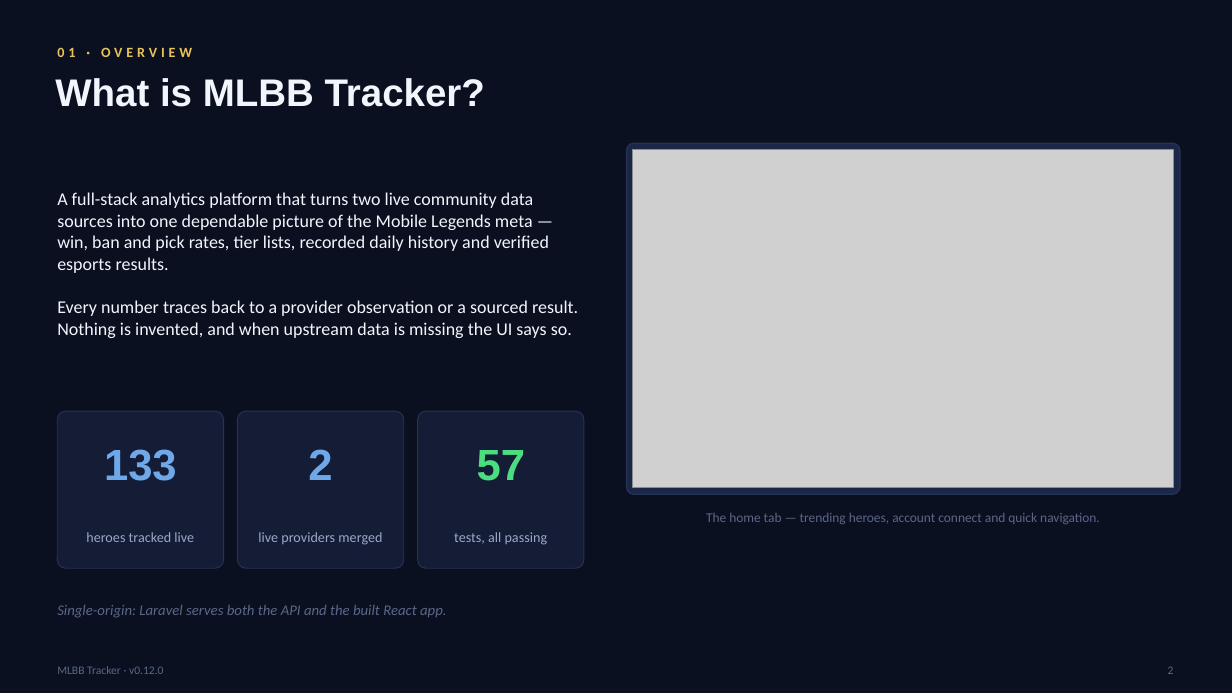
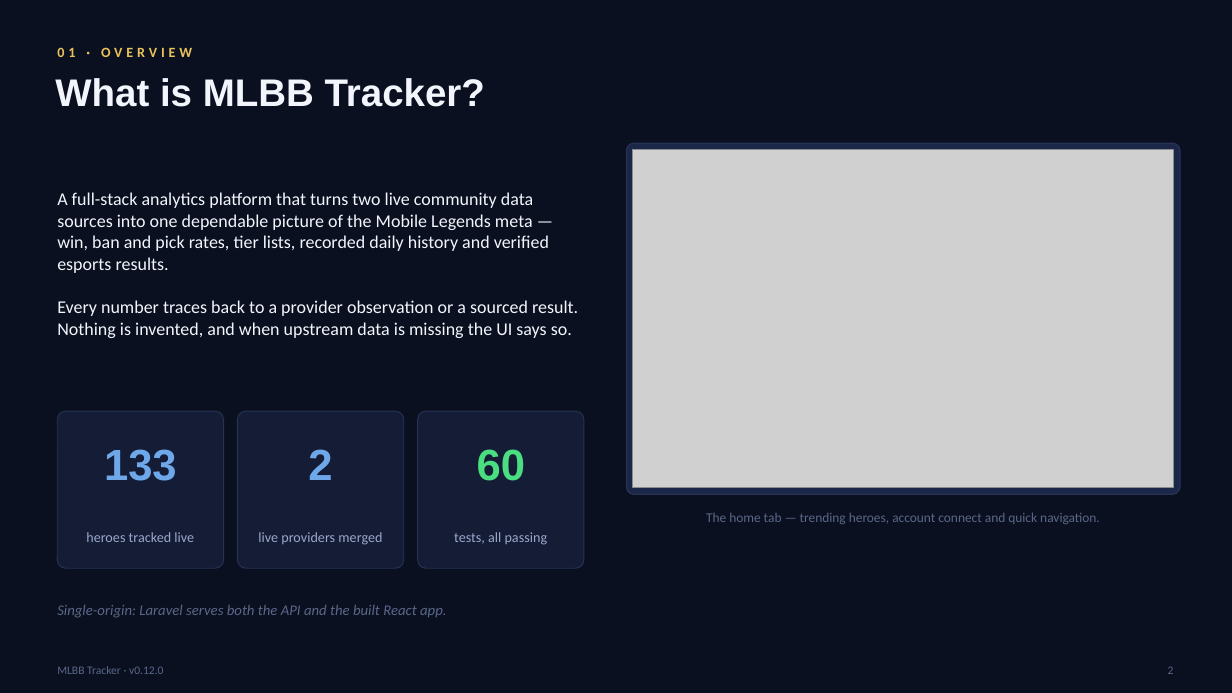
Before and after one commit to brucequiros18/mlbbtracker, a slide deck: slide 2 of docs/MLBB-Tracker-Presentation.pptx. Drawn at 1232x693 pixels with LibreOffice and Linux fonts; fonts in the diff are those of the drawing; grey boxes stand for pictures. Boxes give left, top, right and bottom in pixels: in the first picture for what was removed or moved away, otherwise in the second. Text is boxed around its words. In the diff, an @@ line names an element or a change of style, - is before the commit and + after.

```diff
--- a/docs/MLBB-Tracker-Presentation.pptx
+++ b/docs/MLBB-Tracker-Presentation.pptx
@@ text at (477,449,525,481): text changed @@
-57
+60
```
Also in this commit, not shown: 5 other slides changed.
